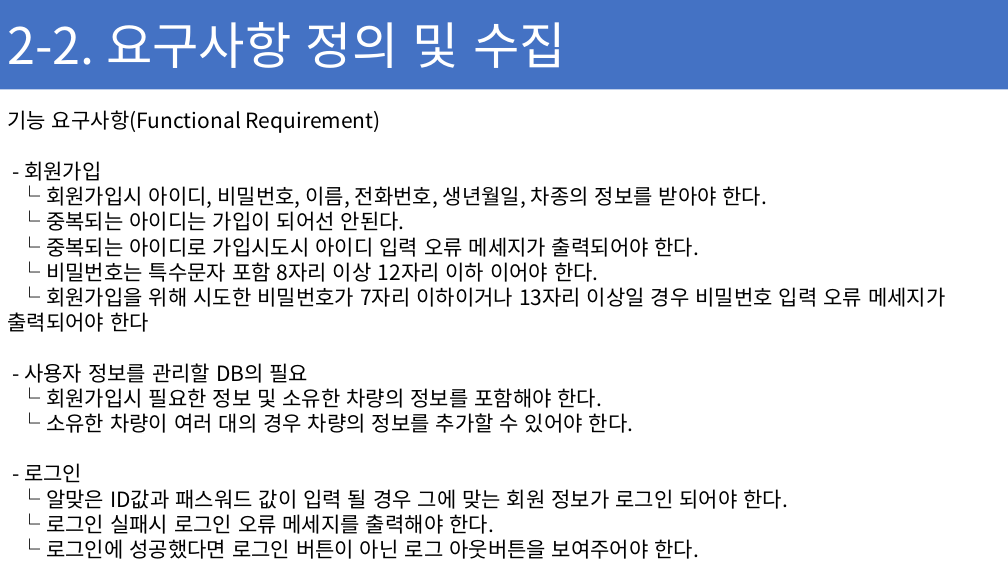
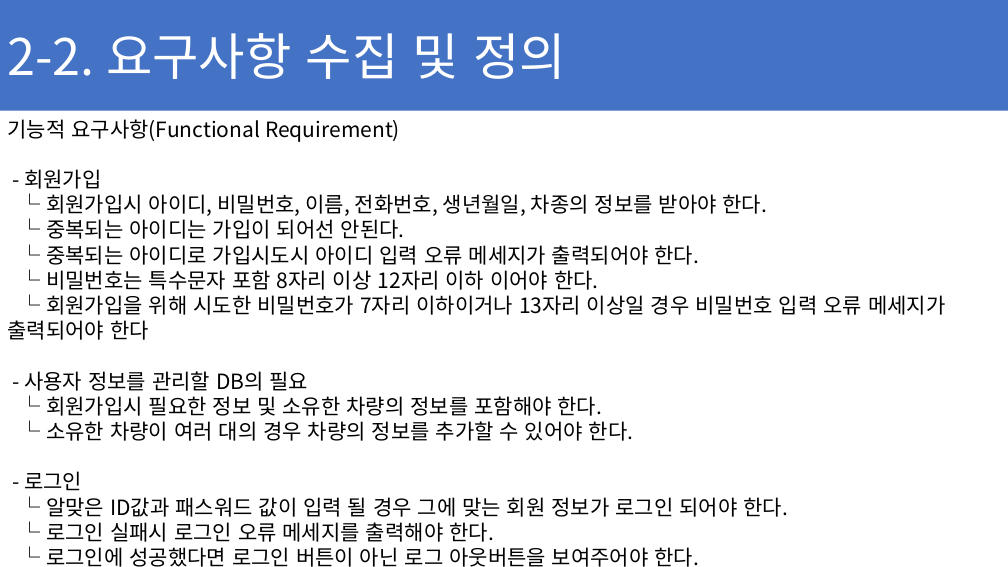
Before and after one commit to ChaeSung-Lee/DJ_InternShip, a slide deck: slide 18 of 2021_Summer/jp.hong/Project_BnC_jph.pptx (slide 16 before the commit). Drawn at 1008x567 pixels with LibreOffice and Linux fonts; fonts in the diff are those of the drawing. Boxes give left, top, right and bottom in pixels: in the first picture for what was removed or moved away, otherwise in the second. Text is boxed around its words. In the diff, an @@ line names an element or a change of style, - is before the commit and + after.

Commit message:
add Non-Functional/Functional_Requirement add Requirement_Analysis

```diff
--- a/2021_Summer/jp.hong/Project_BnC_jph.pptx
+++ b/2021_Summer/jp.hong/Project_BnC_jph.pptx
@@ rectangle "2-2. 요구사항 수집 및 정의" resized from (x1=0, y1=0, x2=1008, y2=89) to (x1=0, y1=0, x2=1008, y2=110) @@
@@ text in rectangle at (x1=7, y1=33, x2=566, y2=79): text changed @@
-2-2. 요구사항 정의 및 수집
+2-2. 요구사항 수집 및 정의
@@ text "기능적 요구사항(Functional Requirement)" moved from (x1=7, y1=110, x2=945, y2=559) to (x1=7, y1=119, x2=945, y2=542) @@
@@ text at (x1=7, y1=119, x2=400, y2=142): text changed @@
-기능 요구사항(Functional Requirement)
+기능적 요구사항(Functional Requirement)
```
Also in this commit, not shown: 11 other slides changed, 3 slides added, 1 slide removed.
